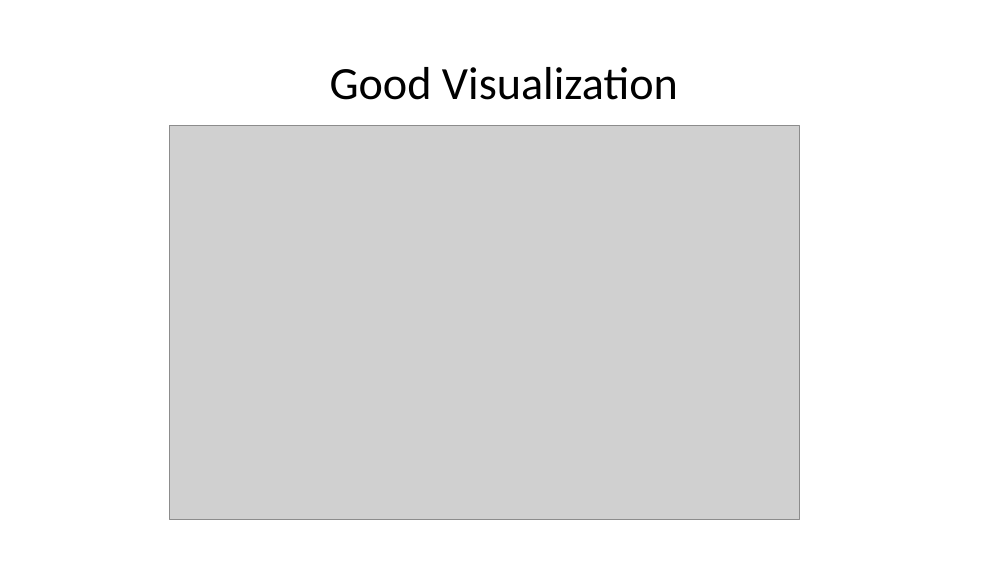
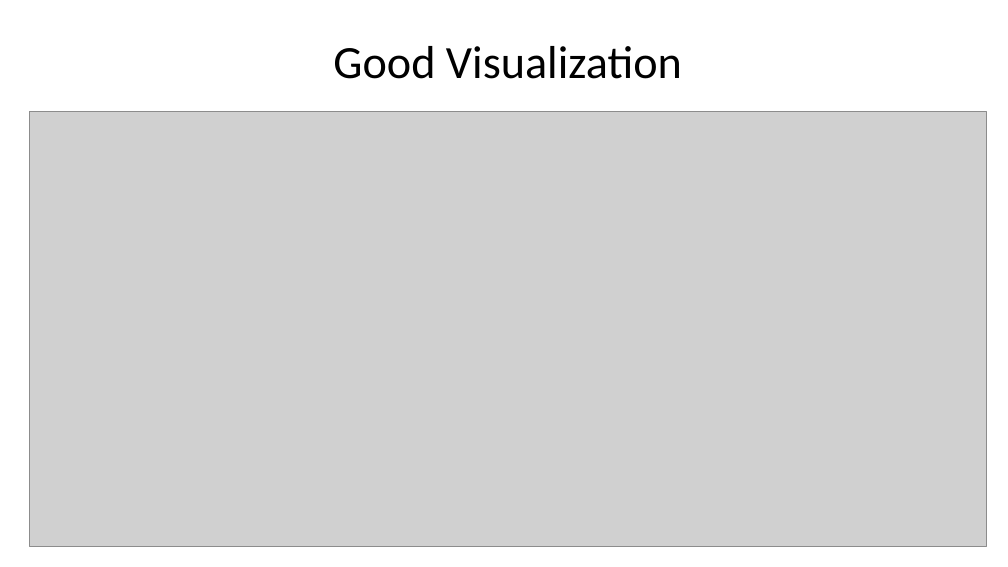
Before and after one commit to bea3/sma-spring2017, a slide deck: slide 3 of Module_12/powerpoint.pptx. Drawn at 1008x567 pixels with LibreOffice and Linux fonts; fonts in the diff are those of the drawing; grey boxes stand for pictures. Boxes give left, top, right and bottom in pixels: in the first picture for what was removed or moved away, otherwise in the second. Text is boxed around its words. In the diff, an @@ line names an element or a change of style, - is before the commit and + after.

Commit message:
updated pic for good vis

```diff
--- a/Module_12/powerpoint.pptx
+++ b/Module_12/powerpoint.pptx
@@ title "Good Visualization": place and size @@
-title "Good Visualization" at bbox=[330, 67, 678, 100]
+title "Good Visualization" at bbox=[333, 46, 682, 79]
@@ picture: place and size @@
-picture at bbox=[169, 126, 799, 520]
+picture at bbox=[29, 112, 987, 547]
```
Also in this commit, not shown: 1 other slide changed.
